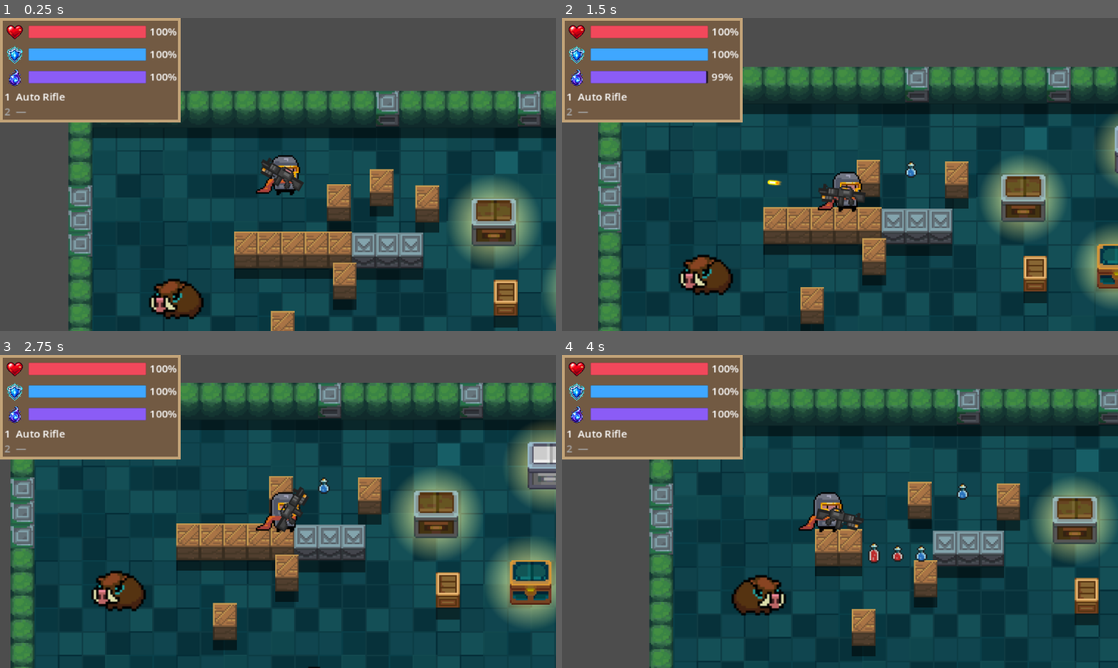
Above: before the commit, frames 1-4 (two rows, left to right).
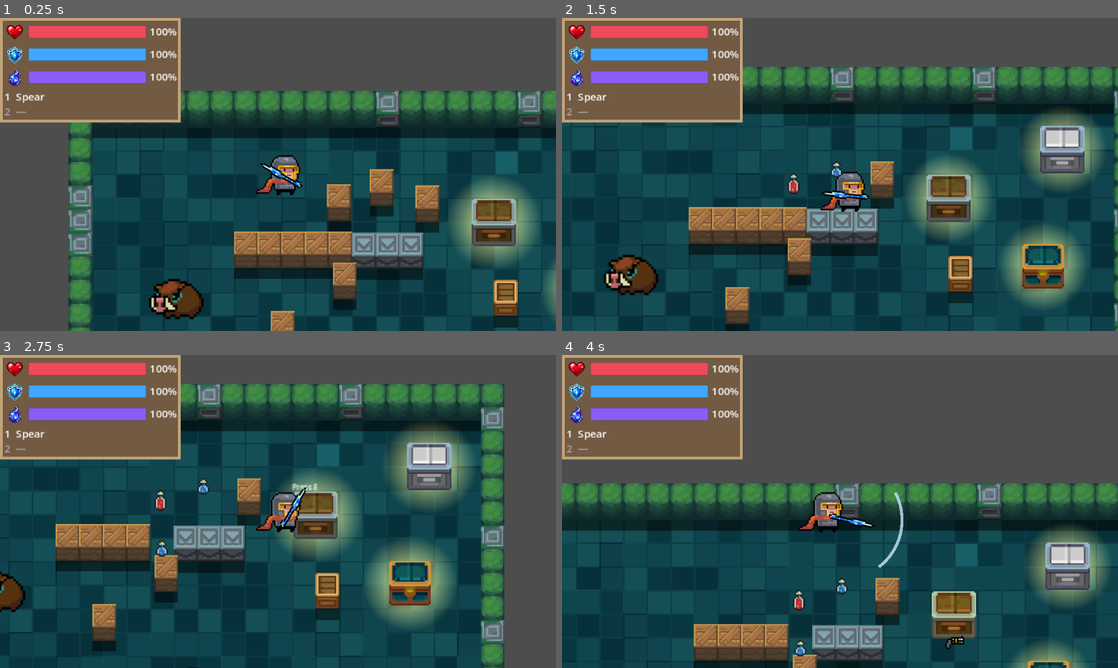
Above: after the commit, the same moments.

Repository: howtokys/eternal-sparks
Game: Godot game, scene res://scenes/First_Room.tscn
Two runs of this game, one before a commit and one after it. Both use one fixed random seed, a clock stepped at 60 frames per second and the inputs below.
Inputs (mouse positions are in pixels of both pictures, inside the frame that each line leads up to):
- Up to frame 1 (0.25 s): no input
- Up to frame 2 (1.5 s): tap Enter at 0.5 s; move the mouse to (962, 158) at 0.52 s; hold D (move_right) 0.53-1.28 s; hold E (interact) 0.53-1.28 s; click (962, 158) at 0.67 s; move the mouse to (728, 190) at 1.27 s; hold S (move_down) from 1.28 s (still down); tap 1 (weapon_slot_1) at 1.35 s; click (728, 190) at 1.42 s
- Up to frame 3 (2.75 s): move the mouse to (333, 442) at 2.02 s; release S (move_down) at 2.03 s; hold D (move_right) from 2.03 s (still down); hold 2 (weapon_slot_2) from 2.03 s (still down); click (333, 442) at 2.17 s
- Up to frame 4 (4 s): tap E (interact) at 2.75, 2.85 s; move the mouse to (812, 574) at 2.77 s; release D (move_right) at 2.78 s; release 2 (weapon_slot_2) at 2.78 s; hold W (move_up) 2.78-3.53 s; click (812, 574) at 2.92 s; move the mouse to (1006, 558) at 3.52 s; hold A (move_left) from 3.53 s (still down); hold 1 (weapon_slot_1) from 3.53 s (still down); click (1006, 558) at 3.67 s

The runs differ from the first frame. In frame 1, 0.5% of the frame differs, in the area x 2-55%, y 23-56%; in frame 2, 36%; in frame 3, 44%; in frame 4, 60%, in the area x 0-100%, y 10-100%.

Commit message:
feat: add shotgun weapon resource and update weapon data; implement burst fire mode for ranged weapons

Diff:
--- /dev/null
+++ b/Chest_loot/weapon_shotgun.tres
@@ -0,0 +1,12 @@
+[gd_resource type="Resource" script_class="ItemData" load_steps=4 format=3]
+
+[ext_resource type="Texture2D" path="res://sprites/test_weapons/Sprite_Assault_Shotgun.png" id="1_item_texture"]
+[ext_resource type="Script" path="res://scripts/item_data.gd" id="2_item_data"]
+[ext_resource type="Resource" path="res://scripts/weapons/data/shotgun.tres" id="3_weapon_data"]
+
+[resource]
+script = ExtResource("2_item_data")
+item_name = "Shotgun"
+item_texture = ExtResource("1_item_texture")
+item_type = 2
+weapon_data = ExtResource("3_weapon_data")
--- a/scenes/First_Room.tscn
+++ b/scenes/First_Room.tscn
@@ -10,7 +10,7 @@
 [ext_resource type="Texture2D" uid="uid://cwj75ou4okqco" path="res://sprites/chests/Blue_Chest.png" id="8_blue_chest"]
 [ext_resource type="Texture2D" uid="uid://djh3bo72pjv57" path="res://sprites/chests/Golden_Chest.png" id="9_golden_chest"]
 [ext_resource type="Resource" path="res://Chest_loot/weapon_long_katana.tres" id="11_weapon_long_katana"]
-[ext_resource type="Resource" path="res://Chest_loot/weapon_ember_staff.tres" id="12_weapon_ember_staff"]
+[ext_resource type="Resource" path="res://Chest_loot/weapon_shotgun.tres" id="12_weapon_shotgun"]
 
 [sub_resource type="ShaderMaterial" id="ShaderMaterial_4uy7u"]
 shader = ExtResource("1_34jtn")
@@ -136,7 +136,7 @@
 [node name="Chest3" parent="Floor" unique_id=905900106 instance=ExtResource("5_01mts")]
 position = Vector2(352, 127)
 closed_texture = ExtResource("9_golden_chest")
-drop = ExtResource("12_weapon_ember_staff")
+drop = ExtResource("12_weapon_shotgun")
 
 [node name="Player" parent="." unique_id=963569076 instance=ExtResource("3_bkx3g")]
 position = Vector2(141.86137, 48.54605)
--- a/scenes/Player.tscn
+++ b/scenes/Player.tscn
@@ -6,7 +6,7 @@
 [ext_resource type="Script" uid="uid://deyfps0gdfuso" path="res://scripts/hurt_box.gd" id="4_qr83c"]
 [ext_resource type="PackedScene" uid="uid://dtpx4cociiagf" path="res://scenes/gun.tscn" id="6_70d11"]
 [ext_resource type="Script" uid="uid://hap3v5dcihvt" path="res://scripts/health_component.gd" id="6_cw2d6"]
-[ext_resource type="Resource" uid="uid://b5u5k7y2o6bnm" path="res://scripts/weapons/data/auto_rifle.tres" id="7_bruh7"]
+[ext_resource type="Resource" uid="uid://dbo3l35tyehh" path="res://scripts/weapons/data/spear.tres" id="6_khinc"]
 [ext_resource type="Script" uid="uid://bdlnm3owk34dd" path="res://scripts/Buffs/buff_manager.gd" id="7_cw2d6"]
 
 [sub_resource type="ShaderMaterial" id="ShaderMaterial_7r1i8"]
@@ -58,7 +58,7 @@
 
 [node name="Gun" parent="." unique_id=1295489834 instance=ExtResource("6_70d11")]
 position = Vector2(7, 4)
-data = ExtResource("7_bruh7")
+data = ExtResource("6_khinc")
 
 [node name="Camera2D" type="Camera2D" parent="." unique_id=1614490843]
 zoom = Vector2(1.7, 1.7)
--- a/scripts/gun.gd
+++ b/scripts/gun.gd
@@ -17,6 +17,10 @@
 var attack_facing_sign: float = 1.0
 var attack_elapsed: float = 0.0
 var buffered_attack: bool = false
+var burst_shots_left: int = 0
+var burst_timer: float = 0.0
+var burst_cooldown_remaining: float = 0.0
+var trigger_held: bool = false
 
 enum AttackPhase {
 	IDLE,
@@ -49,6 +53,9 @@
 	attack_in_progress = false
 	attack_elapsed = 0.0
 	buffered_attack = false
+	burst_shots_left = 0
+	burst_timer = 0.0
+	burst_cooldown_remaining = 0.0
 	swing_rotation_offset = 0.0
 	poke_position_offset = 0.0
 	position = base_position
@@ -78,7 +85,23 @@
 
 func _process(delta: float) -> void:
 	if cooldown_remaining > 0.0:
-		cooldown_remaining -= delta
+		cooldown_remaining = maxf(cooldown_remaining - delta, 0.0)
+	if burst_cooldown_remaining > 0.0:
+		burst_cooldown_remaining = maxf(burst_cooldown_remaining - delta, 0.0)
+
+	if burst_shots_left > 0:
+		burst_timer -= delta
+		if burst_timer <= 0.0:
+			if not _fire_ranged_shot(true):
+				burst_shots_left = 0
+				burst_timer = 0.0
+			else:
+				burst_shots_left -= 1
+				if burst_shots_left == 0:
+					burst_cooldown_remaining = data.burst_cooldown
+					burst_timer = 0.0
+				else:
+					burst_timer = data.burst_interval
 
 	look_at(get_global_mouse_position())
 
@@ -90,6 +113,24 @@
 	_update_attack_cycle(delta)
 	rotation += swing_rotation_offset
 	position = base_position + Vector2.RIGHT.rotated(rotation) * poke_position_offset
+
+	if trigger_held and data != null:
+		if data.kind == WeaponData.WeaponKind.MELEE:
+			shoot()
+		elif data.fire_mode == WeaponData.FireMode.BEAM:
+			shoot()
+
+func trigger_pressed() -> void:
+	if data == null:
+		return
+
+	if data.kind == WeaponData.WeaponKind.MELEE:
+		shoot()
+	elif data.fire_mode == WeaponData.FireMode.SEMI:
+		shoot()
+	elif data.fire_mode == WeaponData.FireMode.BURST:
+		if burst_shots_left == 0 and burst_cooldown_remaining <= 0.0:
+			_start_burst()
 
 func shoot() -> void:
 	look_at(get_global_mouse_position())
@@ -108,36 +149,58 @@
 			_start_melee_attack()
 		return
 
+	if data.fire_mode == WeaponData.FireMode.BURST:
+		return
+
+	_fire_ranged_shot(false)
+
+func _start_burst() -> void:
+	burst_shots_left = maxi(data.burst_count, 1)
+	burst_timer = 0.0
+	if not _fire_ranged_shot(true):
+		burst_shots_left = 0
+		return
+	burst_shots_left -= 1
+	if burst_shots_left == 0:
+		burst_cooldown_remaining = data.burst_cooldown
+	else:
+		burst_timer = data.burst_interval
+
+func _fire_ranged_shot(bypass_cooldown: bool) -> bool:
 	if cooldown_remaining > 0.0:
-		return
-
-	if player.use_mana(data.mana_cost):
-		if data.fire_rate > 0.0:
-			cooldown_remaining = 1.0 / data.fire_rate
-
-		_trigger_muzzle_flash()
-		var base_direction := (get_global_mouse_position() - marker_2d.global_position).normalized()
-		var projectile_texture := data.projectile_texture
-		if projectile_texture == null:
-			projectile_texture = DEFAULT_PROJECTILE_TEXTURE
-		var projectile_length := projectile_texture.get_size().x * data.projectile_scale.x
-		var pellet_count := maxi(data.pellet_count, 1)
-		for pellet_index in range(pellet_count):
-			var spread_ratio := 0.0
-			if pellet_count > 1:
-				spread_ratio = float(pellet_index) / float(pellet_count - 1) * 2.0 - 1.0
-			var direction := base_direction.rotated(
-				deg_to_rad(data.spread_degrees * spread_ratio)
-			)
-			var new_bullet: Bullet = BULLET.instantiate()
-			new_bullet.data = data
-			new_bullet.position = (
-				marker_2d.global_position
-				+ direction * projectile_length * 0.5
-			)
-			new_bullet.target_position = direction
-			new_bullet.rotation = direction.angle()
-			get_tree().current_scene.add_child(new_bullet)
+		if not bypass_cooldown:
+			return false
+
+	if not player.use_mana(data.mana_cost):
+		return false
+
+	if not bypass_cooldown and data.fire_rate > 0.0:
+		cooldown_remaining = 1.0 / data.fire_rate
+
+	_trigger_muzzle_flash()
+	var base_direction := (get_global_mouse_position() - marker_2d.global_position).normalized()
+	var projectile_texture := data.projectile_texture
+	if projectile_texture == null:
+		projectile_texture = DEFAULT_PROJECTILE_TEXTURE
+	var projectile_length := projectile_texture.get_size().x * data.projectile_scale.x
+	var pellet_count := maxi(data.pellet_count, 1)
+	for pellet_index in range(pellet_count):
+		var spread_ratio := 0.0
+		if pellet_count > 1:
+			spread_ratio = float(pellet_index) / float(pellet_count - 1) * 2.0 - 1.0
+		var direction := base_direction.rotated(
+			deg_to_rad(data.spread_degrees * spread_ratio)
+		)
+		var new_bullet: Bullet = BULLET.instantiate()
+		new_bullet.data = data
+		new_bullet.position = (
+			marker_2d.global_position
+			+ direction * projectile_length * 0.5
+		)
+		new_bullet.target_position = direction
+		new_bullet.rotation = direction.angle()
+		get_tree().current_scene.add_child(new_bullet)
+	return true
 
 func _create_muzzle_flash() -> void:
 	muzzle_flash = Sprite2D.new()
--- a/scripts/player.gd
+++ b/scripts/player.gd
@@ -23,6 +23,7 @@
 
 var current_shield: int
 var current_mana: float
+var mana_regen_delay: float = 0.0
 var weapon_slots: Array[WeaponData] = []
 var active_weapon_slot: int = 0
 var weapon_switch_lockout: float = 0.0
@@ -92,13 +93,14 @@
 func _process(delta: float) -> void:
 	if weapon_switch_lockout > 0.0:
 		weapon_switch_lockout = maxf(weapon_switch_lockout - delta, 0.0)
-	if Input.is_mouse_button_pressed(MOUSE_BUTTON_LEFT) and weapon_switch_lockout <= 0.0:
-		gun.shoot()
+	gun.trigger_held = Input.is_mouse_button_pressed(MOUSE_BUTTON_LEFT)
+
+	mana_regen_delay = maxf(mana_regen_delay - delta, 0.0)
 
 	var total_mana_regen: float = mana_regen_rate + buff_manager.get_mana_regen_bonus()
 
 	#regenerate mana without exceeding maximum capacity
-	if current_mana < max_mana:
+	if mana_regen_delay <= 0.0 and current_mana < max_mana:
 		current_mana = minf(
 			current_mana + total_mana_regen * delta,
 			max_mana
@@ -128,6 +130,14 @@
 
 
 func _input(event: InputEvent) -> void:
+	if (
+		event is InputEventMouseButton
+		and event.button_index == MOUSE_BUTTON_LEFT
+		and event.pressed
+		and weapon_switch_lockout <= 0.0
+	):
+		gun.trigger_pressed()
+		return
 	if event.is_action_pressed("weapon_slot_1"):
 		switch_weapon(0)
 		return
@@ -204,6 +214,8 @@
 func use_mana(cost: float) -> bool:
 	if current_mana >= cost:
 		current_mana -= cost
+		if cost > 0.0:
+			mana_regen_delay = 0.75
 		return true
 	return false
 
--- a/scripts/weapons/data/auto_rifle.tres
+++ b/scripts/weapons/data/auto_rifle.tres
@@ -8,6 +8,7 @@
 script = ExtResource("1_weapon_data")
 id = "auto_rifle"
 display_name = "Auto Rifle"
+fire_mode = 1
 fire_rate = 8.0
 mana_cost = 1.0
 projectile_speed = 450
--- a/scripts/weapons/data/ember_staff.tres
+++ b/scripts/weapons/data/ember_staff.tres
@@ -9,13 +9,13 @@
 id = "ember_staff"
 display_name = "Ember Staff"
 kind = 2
-damage = 2
-fire_rate = 2.0
-mana_cost = 4.0
+fire_mode = 2
+fire_rate = 6.0
+mana_cost = 2.0
 projectile_speed = 400
 projectile_lifetime = 2.0
 element = "burn"
 texture = ExtResource("2_gun")
 projectile_texture = ExtResource("3_bullet")
-projectile_scale = Vector2(0.5, 0.5)
+projectile_scale = Vector2(5, 1)
 muzzle_offset = Vector2(21, 0)
--- a/scripts/weapons/data/frost_staff.tres
+++ b/scripts/weapons/data/frost_staff.tres
@@ -9,8 +9,9 @@
 id = "frost_staff"
 display_name = "Frost Staff"
 kind = 2
+fire_mode = 2
 fire_rate = 6.0
-mana_cost = 1.0
+mana_cost = 2.0
 projectile_speed = 400
 projectile_lifetime = 2.0
 element = "frost"
--- a/scripts/weapons/data/laser_gun.tres
+++ b/scripts/weapons/data/laser_gun.tres
@@ -8,8 +8,9 @@
 script = ExtResource("1_weapon_data")
 id = "laser_gun"
 display_name = "Laser Gun"
+fire_mode = 2
 fire_rate = 6.0
-mana_cost = 1.0
+mana_cost = 2.0
 projectile_speed = 600
 projectile_lifetime = 2.0
 texture = ExtResource("3_6sk32")
--- a/scripts/weapons/data/pistol.tres
+++ b/scripts/weapons/data/pistol.tres
@@ -10,7 +10,7 @@
 display_name = "Pistol"
 damage = 2
 fire_rate = 3.0
-mana_cost = 2.0
+mana_cost = 3.0
 projectile_speed = 400
 projectile_lifetime = 2.0
 texture = ExtResource("2_gun")
--- a/scripts/weapons/data/shotgun.tres
+++ b/scripts/weapons/data/shotgun.tres
@@ -8,7 +8,7 @@
 script = ExtResource("1_weapon_data")
 id = "shotgun"
 display_name = "Shotgun"
-mana_cost = 4.0
+mana_cost = 6.0
 projectile_speed = 350
 projectile_lifetime = 2.0
 pellet_count = 5
--- a/scripts/weapons/data/storm_staff.tres
+++ b/scripts/weapons/data/storm_staff.tres
@@ -9,9 +9,10 @@
 id = "storm_staff"
 display_name = "Storm Staff"
 kind = 2
+fire_mode = 0
 damage = 3
 fire_rate = 1.2
-mana_cost = 5.0
+mana_cost = 8.0
 projectile_speed = 500
 projectile_lifetime = 2.0
 pierce = 0
--- a/scripts/weapons/weapon_data.gd
+++ b/scripts/weapons/weapon_data.gd
@@ -12,9 +12,19 @@
 	POKE,
 }
 
+enum FireMode {
+	SEMI,
+	BURST,
+	BEAM,
+}
+
 @export var id: String = ""
 @export var display_name: String = ""
 @export var kind: WeaponKind = WeaponKind.RANGED
+@export var fire_mode: FireMode = FireMode.SEMI
+@export var burst_count: int = 3
+@export var burst_interval: float = 0.06
+@export var burst_cooldown: float = 0.25
 @export var damage: int = 1
 @export var fire_rate: float = 1.0
 @export var mana_cost: float = 0.0
